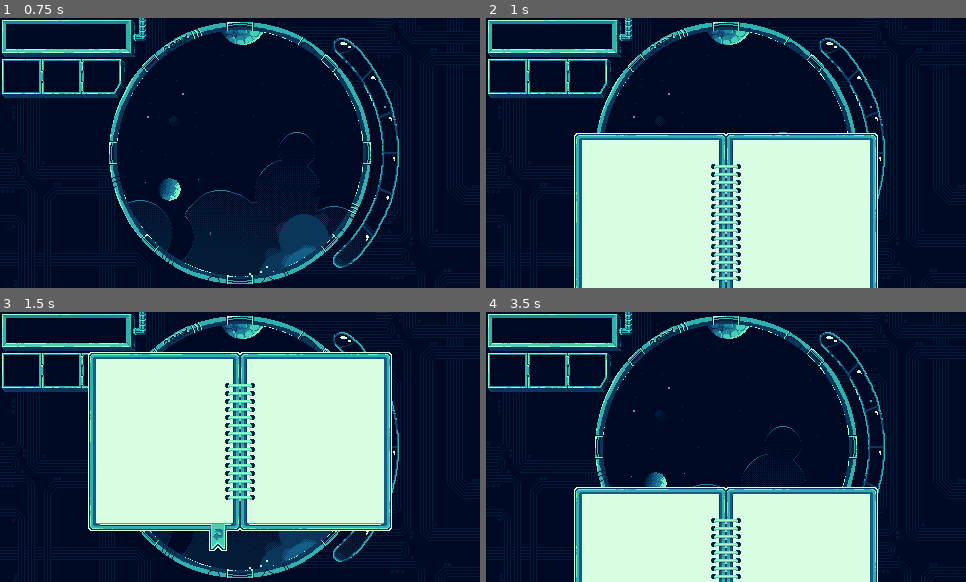
Above: before the commit, frames 1-4 (two rows, left to right).
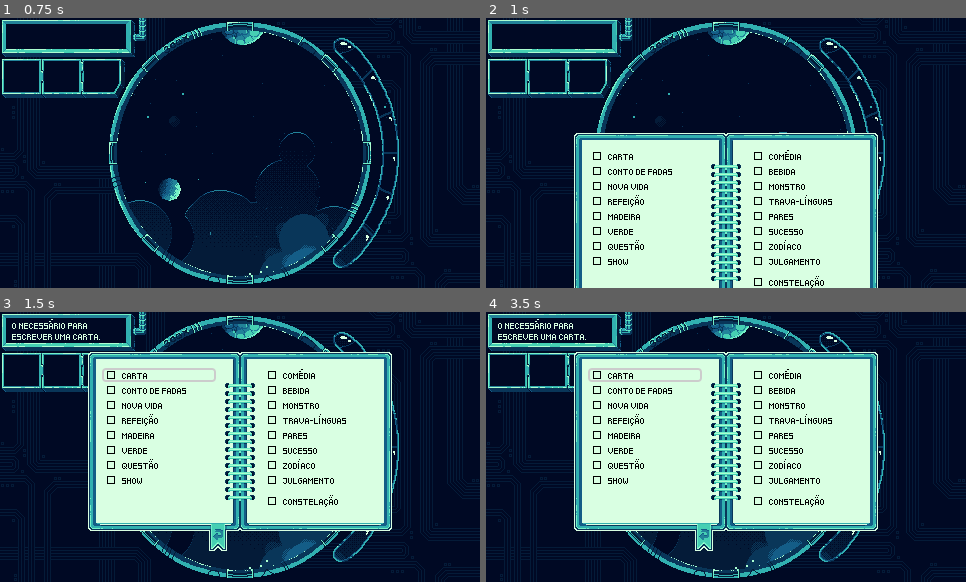
Above: after the commit, the same moments.

Repository: gdp-ufrj/stella
Game: Godot game, scene res://scenes/world.tscn
Same seed, same stepped clock (60 frames per second), same inputs: the game is played once before the commit and once after it. The engine's default icon, where the game draws it, is replaced by a stand-in: a white triangle on a blue panel in a dark square.
Inputs (mouse positions are in pixels of both pictures, inside the frame that each line leads up to):
- Up to frame 1 (0.75 s): click (52, 225) at 0.5 s
- Up to frame 2 (1 s): no input
- Up to frame 3 (1.5 s): click (158, 374) at 1.27 s
- Up to frame 4 (3.5 s): tap Enter at 2 s; hold D (right) 2.03-2.78 s; hold Space (select) 2.03-2.78 s; hold S (down) from 2.78 s (still down); tap C (combine) at 2.85 s; tap Space (select) at 3.05 s

Frame 1 is identical in both runs. In frame 2, 1.6% of the frame differs, in the area x 22-73%, y 48-100%; in frame 3, 2.3%; in frame 4, 47%, in the area x 2-82%, y 2-100%.

Commit message:
puzzle options

Diff:
--- /dev/null
+++ b/scenes/notebook_option.tscn
@@ -0,0 +1,51 @@
+[gd_scene load_steps=4 format=3 uid="uid://drs5025ebtgk8"]
+
+[ext_resource type="Script" path="res://scripts/notebook_option.gd" id="1_j628e"]
+[ext_resource type="FontFile" uid="uid://71j4oljo4i6m" path="res://assets/fonts/Pixeled.ttf" id="2_44h5q"]
+[ext_resource type="Texture2D" uid="uid://csl7lli6w1wtt" path="res://assets/hud/box.png" id="2_nm1uw"]
+
+[node name="NotebookOption" type="Control"]
+layout_mode = 3
+anchors_preset = 10
+anchor_right = 1.0
+offset_bottom = 25.0
+grow_horizontal = 2
+script = ExtResource("1_j628e")
+
+[node name="HBoxContainer" type="HBoxContainer" parent="."]
+layout_mode = 1
+anchors_preset = 15
+anchor_right = 1.0
+anchor_bottom = 1.0
+grow_horizontal = 2
+grow_vertical = 2
+
+[node name="MarginContainer2" type="MarginContainer" parent="HBoxContainer"]
+custom_minimum_size = Vector2(10, 10)
+layout_mode = 2
+
+[node name="TextureRect" type="TextureRect" parent="HBoxContainer/MarginContainer2"]
+layout_mode = 2
+texture = ExtResource("2_nm1uw")
+expand_mode = 3
+
+[node name="Label" type="Label" parent="HBoxContainer"]
+layout_mode = 2
+size_flags_vertical = 1
+theme_override_colors/font_color = Color(0, 0, 0, 1)
+theme_override_fonts/font = ExtResource("2_44h5q")
+theme_override_font_sizes/font_size = 5
+text = "11."
+vertical_alignment = 1
+uppercase = true
+
+[node name="Button" type="Button" parent="."]
+layout_mode = 1
+anchors_preset = 15
+anchor_right = 1.0
+anchor_bottom = 1.0
+grow_horizontal = 2
+grow_vertical = 2
+flat = true
+
+[connection signal="pressed" from="Button" to="." method="_on_button_pressed"]
--- a/scenes/telescope.tscn
+++ b/scenes/telescope.tscn
@@ -12,13 +12,26 @@
 [ext_resource type="Script" path="res://scripts/notebook.gd" id="9_uyyer"]
 [ext_resource type="Texture2D" uid="uid://llbkemprqkx6" path="res://assets/hud/book_hover.png" id="10_7tuov"]
 [ext_resource type="Texture2D" uid="uid://dp1rbki6iokm2" path="res://assets/hud/open_notebook.png" id="11_qn6rk"]
+[ext_resource type="PackedScene" uid="uid://drs5025ebtgk8" path="res://scenes/notebook_option.tscn" id="13_awek3"]
+[ext_resource type="Resource" uid="uid://bnkvjiwsdv2pn" path="res://scripts/resources/puzzles/puzzle_1.tres" id="14_bluc0"]
+[ext_resource type="Resource" uid="uid://brtply2blonhd" path="res://scripts/resources/puzzles/puzzle_2.tres" id="14_sqvv8"]
+[ext_resource type="Resource" uid="uid://bnqp2k0c5i1ny" path="res://scripts/resources/puzzles/puzzle_3.tres" id="16_y2cnx"]
+[ext_resource type="Resource" uid="uid://d34y42pdt74tc" path="res://scripts/resources/puzzles/puzzle_4.tres" id="17_pdqs1"]
+[ext_resource type="Resource" uid="uid://dl7isrd4dgejs" path="res://scripts/resources/puzzles/puzzle_5.tres" id="18_kxacd"]
+[ext_resource type="Resource" uid="uid://vnn6xry8l44f" path="res://scripts/resources/puzzles/puzzle_6.tres" id="19_3bl8x"]
+[ext_resource type="Resource" uid="uid://brtbmsyoncvun" path="res://scripts/resources/puzzles/puzzle_7.tres" id="20_iisn2"]
+[ext_resource type="Resource" uid="uid://b4ysa5v7lqnon" path="res://scripts/resources/puzzles/puzzle_8.tres" id="21_v7vxu"]
+[ext_resource type="Resource" uid="uid://bb6co32eaoxb4" path="res://scripts/resources/puzzles/puzzle_9.tres" id="22_0stcj"]
+[ext_resource type="Resource" uid="uid://b8qh01p0tvk42" path="res://scripts/resources/puzzles/puzzle_10.tres" id="23_n0rkb"]
+[ext_resource type="Resource" uid="uid://6dh2ocjduhlv" path="res://scripts/resources/puzzles/puzzle_11.tres" id="24_2lrxh"]
+[ext_resource type="Resource" uid="uid://bd7b1xq3ja4xn" path="res://scripts/resources/puzzles/puzzle_12.tres" id="25_23t8m"]
+[ext_resource type="Resource" uid="uid://btm36gul5lfm4" path="res://scripts/resources/puzzles/puzzle_13.tres" id="26_25cdc"]
+[ext_resource type="Resource" uid="uid://vjdttyfo72kx" path="res://scripts/resources/puzzles/puzzle_14.tres" id="27_24sq4"]
+[ext_resource type="Resource" uid="uid://0i5tm7q2ajri" path="res://scripts/resources/puzzles/puzzle_15.tres" id="28_2ou8h"]
+[ext_resource type="Resource" uid="uid://dmul32x6gqi5s" path="res://scripts/resources/puzzles/puzzle_16.tres" id="29_3hbvn"]
 
 [sub_resource type="CircleShape2D" id="CircleShape2D_3b5au"]
 radius = 122.0
-
-[sub_resource type="StyleBoxEmpty" id="StyleBoxEmpty_1gq5b"]
-
-[sub_resource type="StyleBoxEmpty" id="StyleBoxEmpty_mexgk"]
 
 [sub_resource type="Animation" id="Animation_qmcg2"]
 resource_name = "open_notebook_menu"
@@ -175,27 +188,227 @@
 [node name="Item3" type="Sprite2D" parent="HUD/PuzzlePanel/InventoryIcons"]
 position = Vector2(100, 58)
 
-[node name="Notebook" type="Node" parent="HUD"]
+[node name="Notebook" type="Control" parent="HUD"]
+layout_mode = 1
+anchors_preset = 15
+anchor_right = 1.0
+anchor_bottom = 1.0
+grow_horizontal = 2
+grow_vertical = 2
 script = ExtResource("9_uyyer")
 
 [node name="NotebookButton" type="TextureButton" parent="HUD/Notebook"]
+layout_mode = 0
 offset_left = 6.0
 offset_top = 151.0
 offset_right = 95.0
 offset_bottom = 266.001
+focus_mode = 0
 texture_normal = ExtResource("9_0rd6g")
 texture_pressed = ExtResource("10_7tuov")
 texture_hover = ExtResource("10_7tuov")
 
 [node name="Notebook" type="TextureRect" parent="HUD/Notebook"]
+layout_mode = 0
+offset_top = 270.0
+offset_right = 480.0
+offset_bottom = 540.0
+texture = ExtResource("11_qn6rk")
+
+[node name="Puzzles" type="Control" parent="HUD/Notebook/Notebook"]
+layout_mode = 1
 anchors_preset = 15
 anchor_right = 1.0
 anchor_bottom = 1.0
-offset_top = 270.0
-offset_bottom = 270.0
-grow_horizontal = 2
-grow_vertical = 2
-texture = ExtResource("11_qn6rk")
+grow_horizontal = 2
+grow_vertical = 2
+
+[node name="POption1" parent="HUD/Notebook/Notebook/Puzzles" instance=ExtResource("13_awek3")]
+anchors_preset = 0
+anchor_right = 0.0
+offset_left = 104.0
+offset_top = 58.0
+offset_right = 214.0
+offset_bottom = 68.0
+grow_horizontal = 1
+puzzle = ExtResource("14_bluc0")
+puzzle_name = "Carta"
+
+[node name="POption2" parent="HUD/Notebook/Notebook/Puzzles" instance=ExtResource("13_awek3")]
+anchors_preset = 0
+anchor_right = 0.0
+offset_left = 104.0
+offset_top = 73.0
+offset_right = 214.0
+offset_bottom = 83.0
+grow_horizontal = 1
+puzzle = ExtResource("14_sqvv8")
+puzzle_name = "Conto de fadas"
+
+[node name="POption3" parent="HUD/Notebook/Notebook/Puzzles" instance=ExtResource("13_awek3")]
+anchors_preset = 0
+anchor_right = 0.0
+offset_left = 104.0
+offset_top = 88.0
+offset_right = 214.0
+offset_bottom = 98.0
+grow_horizontal = 1
+puzzle = ExtResource("16_y2cnx")
+puzzle_name = "Nova Vida"
+
+[node name="POption4" parent="HUD/Notebook/Notebook/Puzzles" instance=ExtResource("13_awek3")]
+anchors_preset = 0
+anchor_right = 0.0
+offset_left = 104.0
+offset_top = 103.0
+offset_right = 214.0
+offset_bottom = 113.0
+grow_horizontal = 1
+puzzle = ExtResource("17_pdqs1")
+puzzle_name = "Refeição"
+
+[node name="POption5" parent="HUD/Notebook/Notebook/Puzzles" instance=ExtResource("13_awek3")]
+anchors_preset = 0
+anchor_right = 0.0
+offset_left = 104.0
+offset_top = 118.0
+offset_right = 214.0
+offset_bottom = 128.0
+grow_horizontal = 1
+puzzle = ExtResource("18_kxacd")
+puzzle_name = "Madeira"
+
+[node name="POption6" parent="HUD/Notebook/Notebook/Puzzles" instance=ExtResource("13_awek3")]
+anchors_preset = 0
+anchor_right = 0.0
+offset_left = 104.0
+offset_top = 133.0
+offset_right = 214.0
+offset_bottom = 143.0
+grow_horizontal = 1
+puzzle = ExtResource("19_3bl8x")
+puzzle_name = "Verde"
+
+[node name="POption7" parent="HUD/Notebook/Notebook/Puzzles" instance=ExtResource("13_awek3")]
+anchors_preset = 0
+anchor_right = 0.0
+offset_left = 104.0
+offset_top = 148.0
+offset_right = 214.0
+offset_bottom = 158.0
+grow_horizontal = 1
+puzzle = ExtResource("20_iisn2")
+puzzle_name = "Questão"
+
+[node name="POption8" parent="HUD/Notebook/Notebook/Puzzles" instance=ExtResource("13_awek3")]
+anchors_preset = 0
+anchor_right = 0.0
+offset_left = 104.0
+offset_top = 163.0
+offset_right = 214.0
+offset_bottom = 173.0
+grow_horizontal = 1
+puzzle = ExtResource("21_v7vxu")
+puzzle_name = "Show"
+
+[node name="POption9" parent="HUD/Notebook/Notebook/Puzzles" instance=ExtResource("13_awek3")]
+anchors_preset = 0
+anchor_right = 0.0
+offset_left = 265.0
+offset_top = 58.0
+offset_right = 375.0
+offset_bottom = 68.0
+grow_horizontal = 1
+puzzle = ExtResource("22_0stcj")
+puzzle_name = "Comédia"
+
+[node name="POption10" parent="HUD/Notebook/Notebook/Puzzles" instance=ExtResource("13_awek3")]
+anchors_preset = 0
+anchor_right = 0.0
+offset_left = 265.0
+offset_top = 73.0
+offset_right = 375.0
+offset_bottom = 83.0
+grow_horizontal = 1
+puzzle = ExtResource("23_n0rkb")
+puzzle_name = "Bebida"
+
+[node name="POption11" parent="HUD/Notebook/Notebook/Puzzles" instance=ExtResource("13_awek3")]
+anchors_preset = 0
+anchor_right = 0.0
+offset_left = 265.0
+offset_top = 88.0
+offset_right = 375.0
+offset_bottom = 98.0
+grow_horizontal = 1
+puzzle = ExtResource("24_2lrxh")
+puzzle_name = "Monstro"
+
+[node name="POption12" parent="HUD/Notebook/Notebook/Puzzles" instance=ExtResource("13_awek3")]
+anchors_preset = 0
+anchor_right = 0.0
+offset_left = 265.0
+offset_top = 103.0
+offset_right = 375.0
+offset_bottom = 113.0
+grow_horizontal = 1
+puzzle = ExtResource("25_23t8m")
+puzzle_name = "Trava-línguas"
+
+[node name="POption13" parent="HUD/Notebook/Notebook/Puzzles" instance=ExtResource("13_awek3")]
+anchors_preset = 0
+anchor_right = 0.0
+offset_left = 265.0
+offset_top = 118.0
+offset_right = 375.0
+offset_bottom = 128.0
+grow_horizontal = 1
+puzzle = ExtResource("26_25cdc")
+puzzle_name = "Pares"
+
+[node name="POption14" parent="HUD/Notebook/Notebook/Puzzles" instance=ExtResource("13_awek3")]
+anchors_preset = 0
+anchor_right = 0.0
+offset_left = 265.0
+offset_top = 133.0
+offset_right = 375.0
+offset_bottom = 143.0
+grow_horizontal = 1
+puzzle = ExtResource("27_24sq4")
+puzzle_name = "Sucesso"
+
+[node name="POption15" parent="HUD/Notebook/Notebook/Puzzles" instance=ExtResource("13_awek3")]
+anchors_preset = 0
+anchor_right = 0.0
+offset_left = 265.0
+offset_top = 148.0
+offset_right = 375.0
+offset_bottom = 158.0
+grow_horizontal = 1
+puzzle = ExtResource("28_2ou8h")
+puzzle_name = "Zodíaco"
+
+[node name="POption16" parent="HUD/Notebook/Notebook/Puzzles" instance=ExtResource("13_awek3")]
+anchors_preset = 0
+anchor_right = 0.0
+offset_left = 265.0
+offset_top = 163.0
+offset_right = 375.0
+offset_bottom = 173.0
+grow_horizontal = 1
+puzzle = ExtResource("29_3hbvn")
+puzzle_name = "Julgamento"
+
+[node name="POption17" parent="HUD/Notebook/Notebook/Puzzles" instance=ExtResource("13_awek3")]
+anchors_preset = 0
+anchor_right = 0.0
+offset_left = 265.0
+offset_top = 184.0
+offset_right = 375.0
+offset_bottom = 194.0
+grow_horizontal = 1
+puzzle = ExtResource("29_3hbvn")
+puzzle_name = "Constelação"
 
 [node name="CloseButton" type="Button" parent="HUD/Notebook/Notebook"]
 layout_mode = 1
@@ -210,8 +423,7 @@
 offset_bottom = -0.030014
 grow_horizontal = 2
 grow_vertical = 2
-theme_override_styles/pressed = SubResource("StyleBoxEmpty_1gq5b")
-theme_override_styles/focus = SubResource("StyleBoxEmpty_mexgk")
+focus_mode = 0
 flat = true
 
 [node name="AnimationPlayer" type="AnimationPlayer" parent="HUD/Notebook"]
--- a/scripts/notebook.gd
+++ b/scripts/notebook.gd
@@ -1,12 +1,16 @@
-extends Node
+extends Control
 
 @onready var animation_player : AnimationPlayer = $AnimationPlayer
 
 func _on_notebook_button_pressed():
-	animation_player.play("open_notebook_menu")
-	GameStatus.change_state(GameStatus.GAME_STATE.NOTEBOOK)
+	if GameStatus.current_state == GameStatus.GAME_STATE.EXPLORATION:
+		animation_player.play("open_notebook_menu")
+		GameStatus.change_state(GameStatus.GAME_STATE.NOTEBOOK)
 
 
 func _on_close_button_pressed():
 	animation_player.play("close_notebook_menu")
 	GameStatus.change_state(GameStatus.GAME_STATE.EXPLORATION)
+	# To release all focus from children, not sure why it works
+	hide()
+	show()
--- /dev/null
+++ b/scripts/notebook_option.gd
@@ -0,0 +1,22 @@
+extends Control
+
+@export var puzzle : Puzzle
+@export var puzzle_name : String
+@onready var label : Label = $HBoxContainer/Label
+@onready var box : TextureRect = $HBoxContainer/MarginContainer2/TextureRect
+@onready var done : bool = false
+
+func _ready():
+	label.text = puzzle_name
+
+func _process(_delta):
+	if done: return
+	if Progress.puzzles_status[puzzle.id]:
+		box.texture = load("res://assets/hud/box_checked.png")
+		done = true
+
+func _on_button_pressed():
+	select_puzzle()
+
+func select_puzzle():
+	GameStatus.set_current_puzzle(puzzle)
Binary file added: assets/hud/box.png
Not shown, added: assets/hud/box.png.import
Binary file added: assets/hud/box_checked.png
Not shown, added: assets/hud/box_checked.png.import
Not shown: 1 places in scenes/telescope.tscn that only renumber resources
